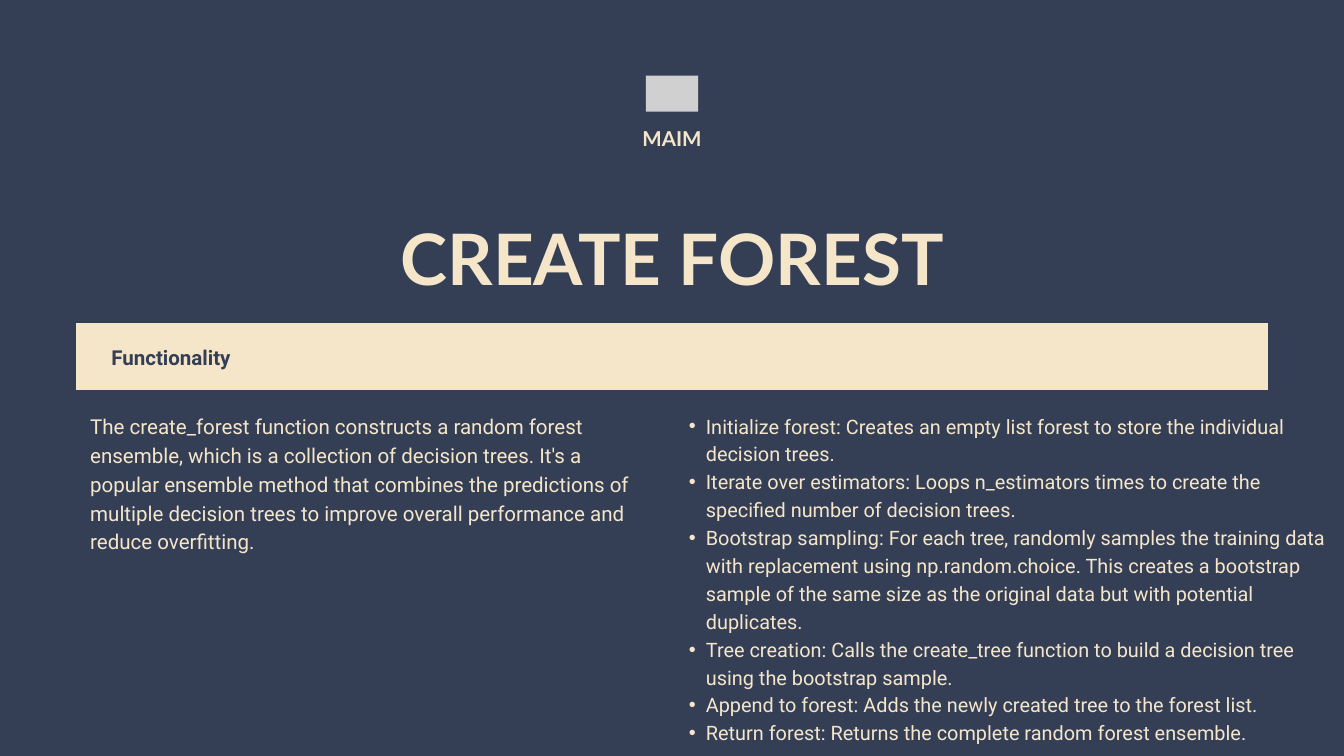
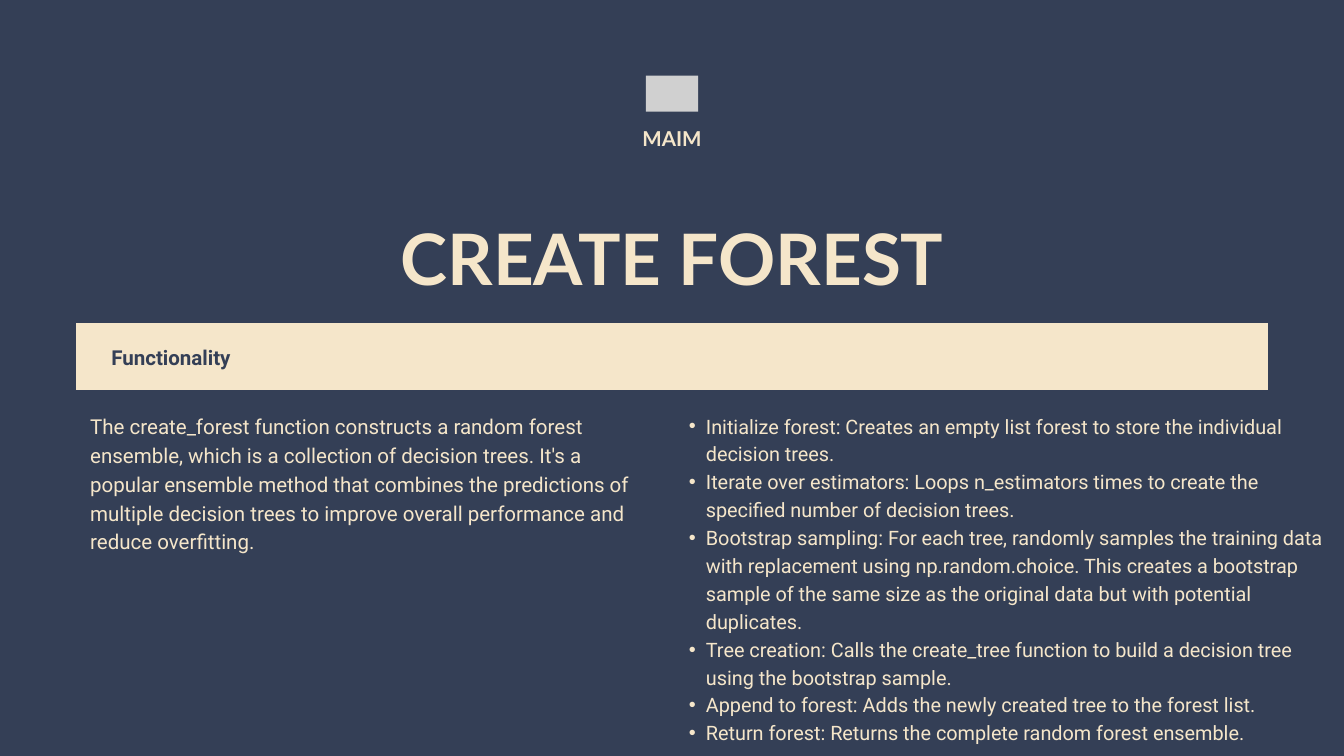
Before and after one commit to mohamed682004/MAIM-final-project, a slide deck: slide 13 of final project presentation.pptx. Drawn at 1344x756 pixels with LibreOffice and Linux fonts; fonts in the diff are those of the drawing; grey boxes stand for pictures. Boxes give left, top, right and bottom in pixels: in the first picture for what was removed or moved away, otherwise in the second. Text is boxed around its words. In the diff, an @@ line names an element or a change of style, - is before the commit and + after.

```diff
--- a/final project presentation.pptx
+++ b/final project presentation.pptx
@@ text "Initialize forest: Creates an empty ..." at <box>706,419,1322,744</box>: size 21.4 to 21.3 pt @@
```
Also in this commit, not shown: 24 other slides changed.
